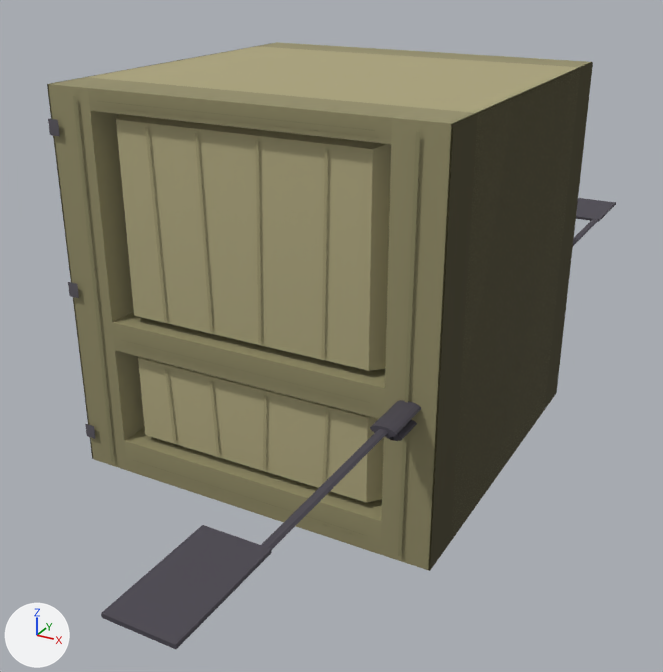
Before and after pictures for a commit that changed the glTF model assets/models/props/door_leaf.glb.
The view is the same before and after, from a 50 mm camera at (1.12, -2.09, 0.82) aimed at (0.01, -0.08, -0.19). Lighting does not change. The marker at lower left points along +X, +Y and +Z. The first picture is the older version. Vertices at exactly the same position are counted once.

The older version as bpy lines, for what is in view:
```python
me_door_leaf = bpy.data.meshes.new('door_leaf')
me_door_leaf.from_pydata(...)  # 448 vertices, 494 faces; spans x -0.52..0.5, y -1.31..1.31, z -0.5..0.5
me_door_leaf.materials.append(mat_vertex_colour)
ob_door_leaf = bpy.data.objects.new('door_leaf', me_door_leaf)
ob_door_leaf.location = (0.0, 0.0, 0.0)
```
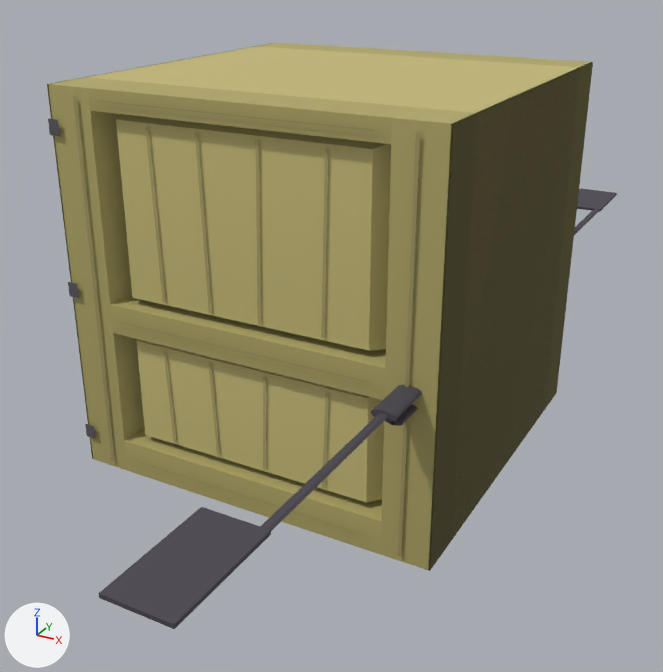
What differs and where, as boxes [x1, y1, x2, y2] in the pictures (663 x 672 px; the box of a moved part takes in the faces that stretch with it):
'door_leaf', reshaped, recoloured: before [47, 42, 616, 649]; after [47, 42, 617, 629]
part 1 of me_door_leaf, moved or reshaped: before [112, 114, 391, 419]; after [110, 114, 391, 400]
part 2 of me_door_leaf, moved or reshaped: before [122, 340, 370, 403]; after [119, 322, 370, 383]
part 3 of me_door_leaf, moved or reshaped: before [370, 400, 421, 437]; after [371, 385, 422, 421]
part 4 of me_door_leaf, moved or reshaped: before [261, 429, 388, 550]; after [260, 413, 388, 531]
part 5 of me_door_leaf, moved or reshaped: before [101, 525, 272, 649]; after [99, 507, 271, 629]
part 6 of me_door_leaf, moved or reshaped: before [387, 420, 417, 441]; after [386, 404, 418, 426]
part 7 of me_door_leaf, moved or reshaped: before [573, 219, 598, 246]; after [574, 209, 600, 235]
part 8 of me_door_leaf, moved or reshaped: before [576, 198, 616, 222]; after [577, 188, 617, 212]
part 9 of me_door_leaf, moved or reshaped: before [138, 127, 384, 502]; after [137, 127, 384, 502]
part 10 of me_door_leaf, recoloured: [47, 42, 593, 571] in both
part 11 of me_door_leaf, recoloured (beige to yellow): [89, 46, 580, 502] in both

What the commit changed:
me_door_leaf has 448 vertices, 494 faces and spans x -0.52..0.5, y -1.31..1.31, z -0.5..0.5.
me_door_leaf is used by ob_door_leaf; location (0.0, 0.0, 0.0).
me_door_leaf part 1: the loose piece of 12 vertices spanning x -0.38..0.38, y -0.5..-0.38, z -0.15..0.45 is scaled about its middle by (1, 1, 0.91), then moved by (0.0, 0.0, 0.03).
me_door_leaf part 2: the loose piece of 4 vertices spanning x -0.35..0.35, y -0.51, z -0.11 is moved by (0.0, 0.0, 0.05).
me_door_leaf part 3: the loose piece of 28 vertices spanning x 0.4..0.46, y -0.62..-0.5, z -0.11..-0.09 is moved by (0.0, 0.0, 0.04).
me_door_leaf part 4: the loose piece of 12 vertices spanning x 0.42..0.44, y -1.19..-0.62, z -0.1..-0.09 is moved by (0.0, 0.0, 0.04).
me_door_leaf part 5: the loose piece of 8 vertices spanning x 0.31..0.45, y -1.31..-1.06, z -0.1..-0.09 is moved by (0.0, 0.0, 0.04).
me_door_leaf part 6: the loose piece of 24 vertices spanning x 0.41..0.45, y -0.57..-0.5, z -0.14..-0.13 is moved by (0.0, 0.0, 0.04).
me_door_leaf part 7: the loose piece of 12 vertices spanning x 0.42..0.44, y 0.62..1.19, z -0.1..-0.09 is moved by (0.0, 0.0, 0.04).
me_door_leaf part 8: the loose piece of 8 vertices spanning x 0.31..0.45, y 1.06..1.31, z -0.1..-0.09 is moved by (0.0, 0.0, 0.04).
me_door_leaf part 9: 20 of the vertices in x -0.38..0.38, y -0.48..-0.38, z -0.17..-0.04 are moved by (0.0, 0.0, 0.05).
me_door_leaf part 10: 132 faces centred in x -0.5..0.5, y -0.51..0.51, z -0.47..0.5 are repainted in the vertex colours; the middle colour goes from yellow #948e68 to yellow #a99f63.
me_door_leaf part 11: 58 faces centred in x -0.5..0.5, y -0.47..0.47, z -0.41..0.5 are repainted in the vertex colours; the middle colour goes from beige #aea67d to yellow #c6ba78.
